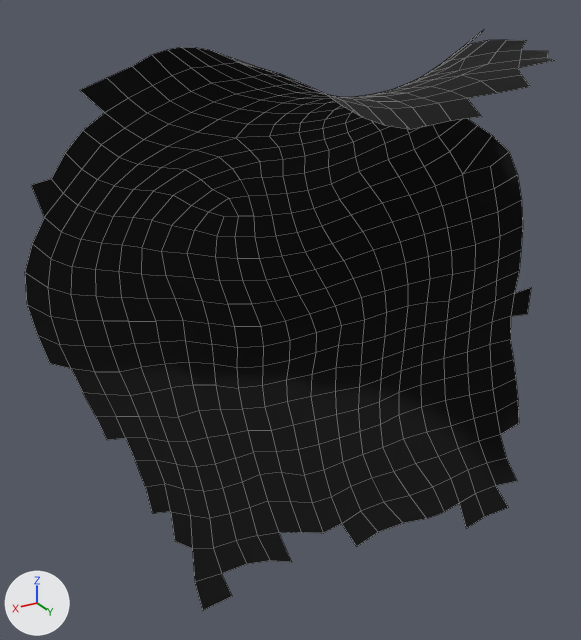
Before and after pictures for a commit that changed the OBJ model QS_project/data/Remeshing/Roof/Roof_Remeshed.obj.
Before and after are seen from a camera (50 mm lens) standing at (1.42, 2.12, 2.11) and looking at (-0.44, -0.99, 0.55). Every picture has the same lights, and +X, +Y and +Z are marked at lower left. Mesh edges are drawn as thin lines. Where no turn or scale is listed for an object, it has been applied to the vertices.

Objects in the first picture: 'Roof_Remeshed'.
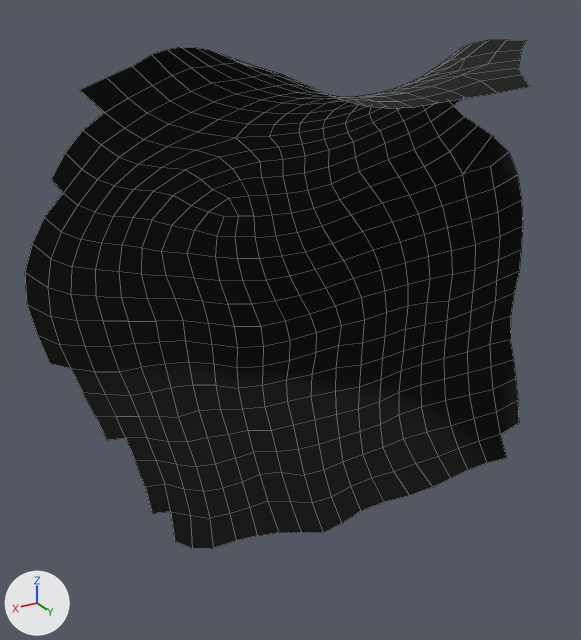
Commit message: Roof 2

Pixel boxes [x1, y1, x2, y2] of what changed, in the pictures (581 x 640 px):
'Roof_Remeshed', reshaped (12% shorter)
    before: [25, 31, 554, 610]
    after: [25, 40, 530, 549]
part 1 of me_roof_remeshed, deleted (black)
    before: [325, 50, 554, 129]
part 2 of me_roof_remeshed, deleted (black)
    before: [31, 179, 63, 217]
part 3 of me_roof_remeshed, deleted
    before: [511, 287, 531, 316]
part 4 of me_roof_remeshed, deleted (black)
    before: [192, 458, 517, 610]

What changed in the scene script:
```text
Change me_roof_remeshed:
    used by ob_roof_remeshed; location = (0.0, 0.0, 0.0)
    verts and faces of me_roof_remeshed; kept vertices keep their numbers, new ones are numbered from 525
    before: 1 (-1.36, -0.39, 1.78) at pixel (547, 57), 2 (-1.28, -0.28, 1.78) at pixel (554, 60), 6 (-0.93, -0.4, 1.64) at pixel (467, 98), 7 (-0.89, -0.27, 1.59) at pixel (481, 116), 8 (-0.78, -0.33, 1.58) at pixel (451, 120)
    before: 9 (-0.67, -0.34, 1.56) at pixel (426, 126), 10 (-0.58, -0.33, 1.56) at pixel (410, 129), 11 (-0.46, -0.33, 1.58) at pixel (385, 125), 12 (-0.34, -0.31, 1.63) at pixel (362, 117), 13 (-0.23, -0.28, 1.68) at pixel (342, 106)
    before: 14 (-0.23, -0.41, 1.71) at pixel (322, 92), 18 (-1.46, -0.49, 1.8) at pixel (548, 51), 19 (-1.39, -0.58, 1.8) at pixel (521, 50), 20 (-1.29, -0.49, 1.77) at pixel (519, 60), 21 (-1.21, -0.41, 1.75) at pixel (518, 68)
    before: 26 (-0.82, -0.45, 1.63) at pixel (438, 103), 28 (-0.7, -0.46, 1.62) at pixel (412, 107), 30 (-0.59, -0.47, 1.62) at pixel (390, 108), 32 (-0.47, -0.47, 1.64) at pixel (367, 106), 34 (-0.35, -0.45, 1.67) at pixel (343, 100)
    before: 218 (0.47, -1.45, 1.2) at pixel (63, 193), 219 (0.57, -1.42, 1.12) at pixel (44, 217), 220 (0.63, -1.34, 1.29) at pixel (31, 184), 522 (0.53, -1.4, 1.29) at pixel (51, 178)
    before: 338 (-1.66, -0.7, 0.54) at pixel (514, 293), 339 (-1.69, -0.62, 0.6) at pixel (531, 287), 367 (-1.56, -0.62, 0.47) at pixel (510, 316), 368 (-1.56, -0.51, 0.51) at pixel (527, 314)
    remove me_roof_remeshed.from_pydata(...)  # 525 vertices, 471 faces; spans x -1.99..0.74, y -1.75..-0.14, z -0.49..1.86
    add me_roof_remeshed.from_pydata(...)  # 491 vertices, 445 faces; spans x -1.99..0.74, y -1.75..-0.21, z -0.42..1.86
    me_roof_remeshed part 1
    add delete_vertices([1, 2, *range(7, 14), 18])  # with the faces that use them
    me_roof_remeshed part 2
    add delete_vertices([220])  # with the faces that use them
    me_roof_remeshed part 3
    add delete_vertices([339, 368])  # with the faces that use them
    me_roof_remeshed part 4
    19 vertices are removed from x -1.22..0.34, y -0.56..-0.14, z -0.49..-0.16
    15 faces are deleted
```
